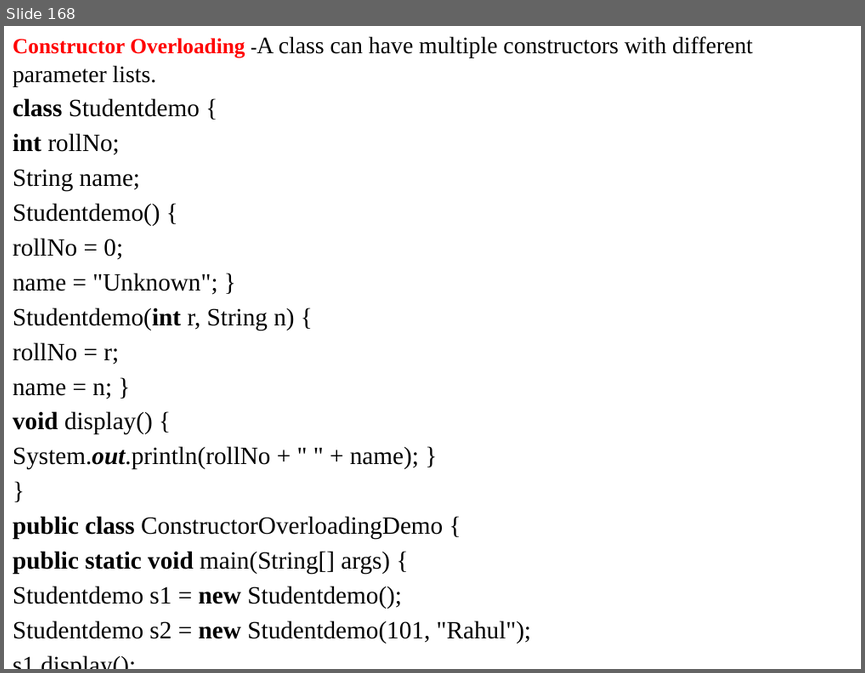
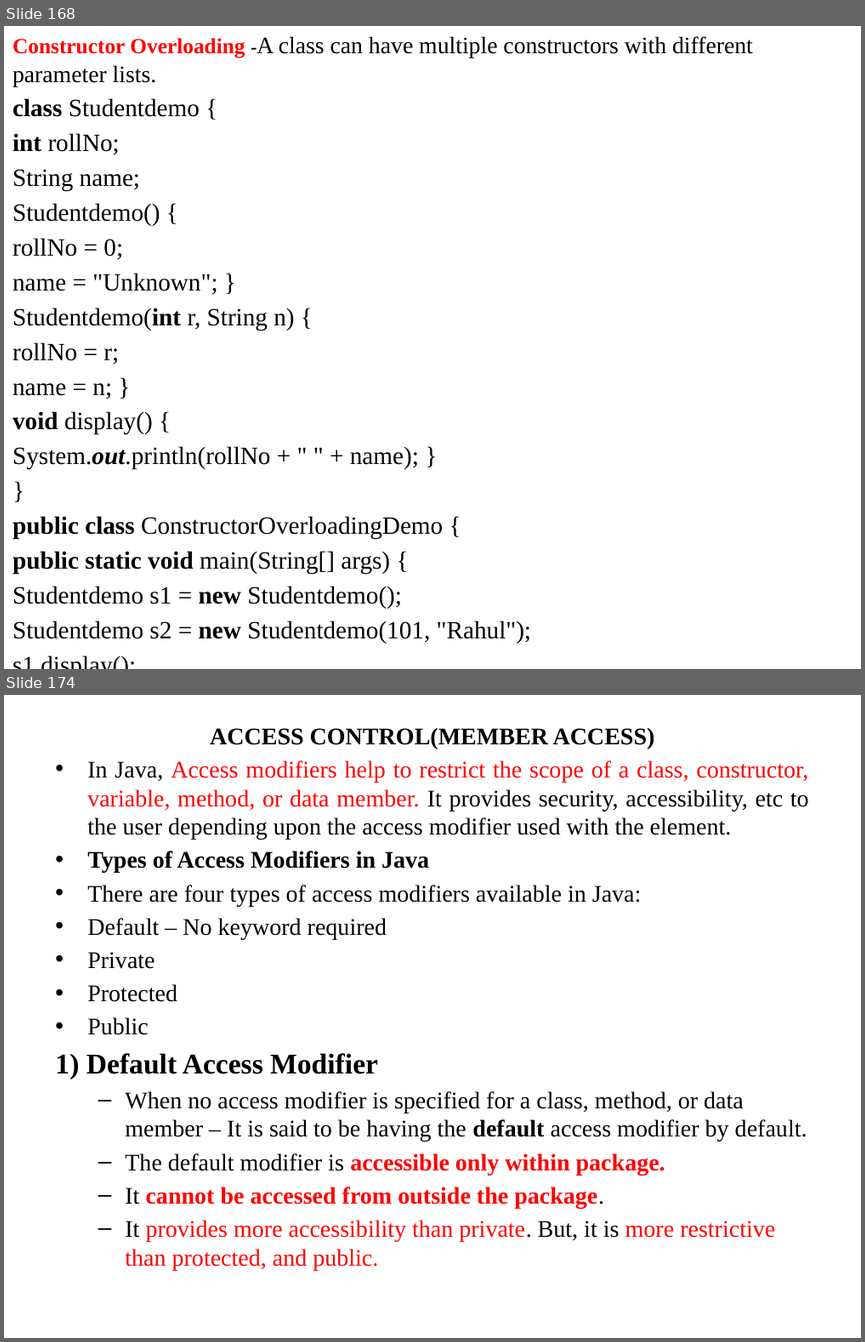
Before and after one commit to anvesh1987/Java-Programs-CSE-G, a slide deck: UNIT - I.pptx. Shown one above the other, each under a label of ours: slide 168 before the commit, slides 168 and 174 after it; the slides between them are not shown. The pictures are 865x673 and 865x1342 pixels, drawn with LibreOffice and Linux fonts; fonts in the diff are those of the drawing. Boxes give left, top, right and bottom in pixels: in the first picture for what was removed or moved away, otherwise in the second. Text is boxed around its words. In the diff, an @@ line names an element or a change of style, - is before the commit and + after.

```diff
--- a/UNIT - I.pptx
+++ b/UNIT - I.pptx
@@ slide 174 added at [4,695,861,1338], background #FFFFFF @@
@@ text added at [55,727,809,1270], 20 pt, text #000000 @@
+ACCESS CONTROL(MEMBER ACCESS)
+• In Java, Access modifiers help to restrict the scope of a class, constructor, variable, method, or data member. It provides security, accessibility, etc to the user depending upon the access modifier used with the element.
+• Types of Access Modifiers in Java
+• There are four types of access modifiers available in Java:
+• Default – No keyword required
+• Private
+• Protected
+• Public
+1) Default Access Modifier
+  – When no access modifier is specified for a class, method, or data member – It is said to be having the default access modifier by default.
+  – The default modifier is accessible only within package.
+  – It cannot be accessed from outside the package.
+  – It provides more accessibility than private. But, it is more restrictive than protected, and public.
```
Also in this commit, not shown: 1 slide changed, 32 other slides added, 39 slides removed.
